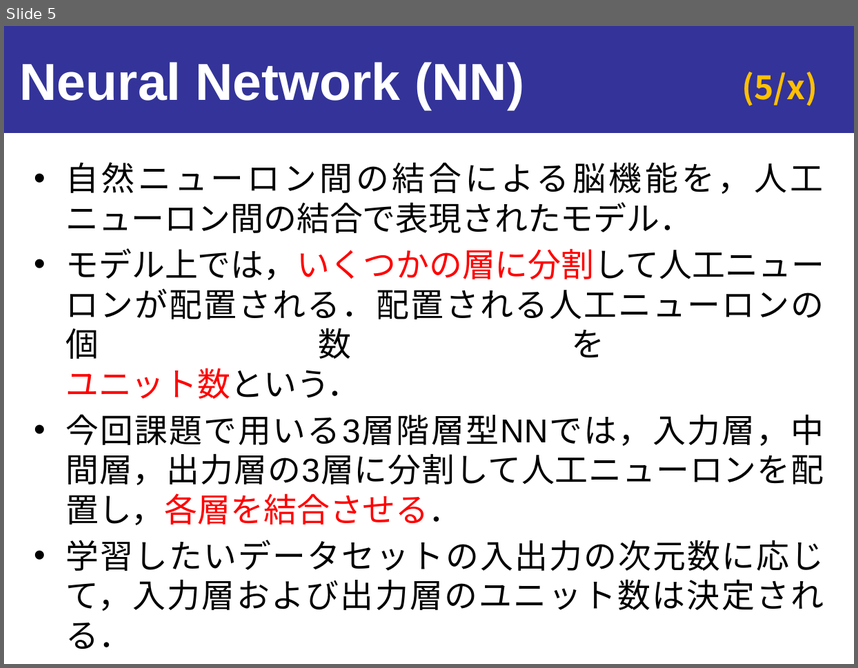
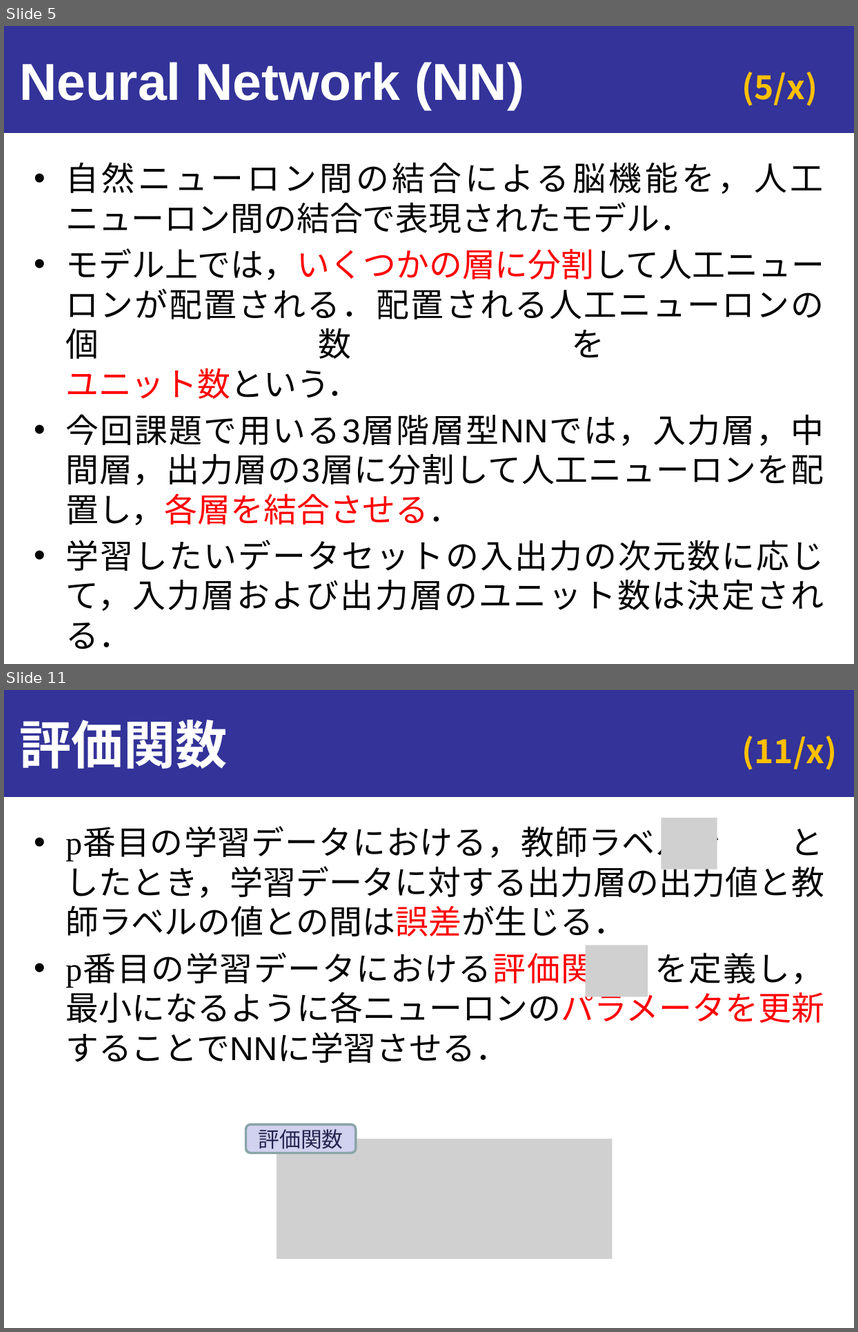
Before and after one commit to onikUone/slides, a slide deck: Junior_ex1.pptx. Shown one above the other, each under a label of ours: slide 5 before the commit, slides 5 and 11 after it; the slides between them are not shown. The pictures are 858x668 and 858x1332 pixels, drawn with LibreOffice and Linux fonts; fonts in the diff are those of the drawing; grey boxes stand for pictures. Boxes give left, top, right and bottom in pixels: in the first picture for what was removed or moved away, otherwise in the second. Text is boxed around its words. In the diff, an @@ line names an element or a change of style, - is before the commit and + after.

```diff
--- a/Junior_ex1.pptx
+++ b/Junior_ex1.pptx
@@ slide 11 added at (4,690,854,1328), background #FFFFFF; not listed: 2 template elements that a slide beside it also shows @@
@@ title added at (20,720,228,769), 44 pt, text #FFFFFF, bold @@
+評価関数
@@ text added at (65,829,824,1063), 28 pt, text #000000 @@
+• p番目の学習データにおける，教師ラベルを としたとき，学習データに対する出力層の出力値と教師ラベルの値との間は誤差が生じる．
+• p番目の学習データにおける評価関数 を定義し，最小になるように各ニューロンのパラメータを更新することでNNに学習させる．
@@ picture added at (661,818,717,869) @@
@@ picture added at (586,945,648,997) @@
@@ rounded rectangle added at (246,1125,356,1153), fill #D1D1F0, outline #8AA6A8 2 pt, 18 pt, text #252551 @@
+評価関数
@@ picture added at (277,1138,613,1258) @@
```
Also in this commit, not shown: 6 slides changed, 14 other slides added, 52 other files.
